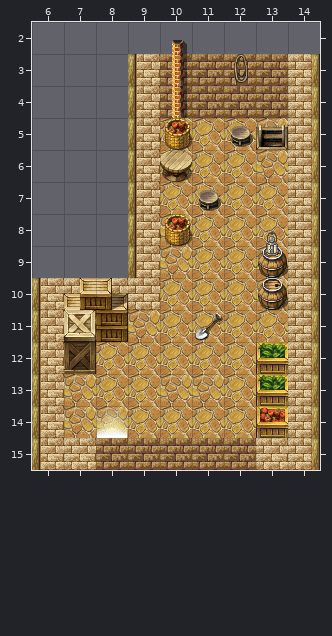
Tiled map (JSON) -- assets/maps/north-east-farm-0.json. The first picture shows the starting point.
Cells are 32x32 px. Shown: x 6..14, y 2..15.
Once edited:
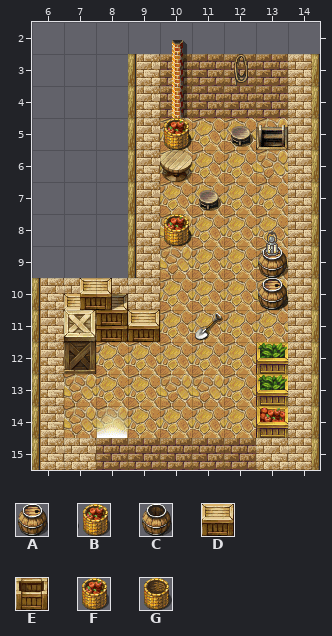
Key: from "freetileset": A 1242, B 1339; from "lootable-containers": C 1, D 28, E 29, F 105, G 106.
_ is an empty cell.
Objects are placed by their top-left corner, in cells (3,4 is the top-left corner of cell 3,4); size is 1x1 cell unless given.
From old to new:
{"where": "layer \"Ground2\""}
{"y":5,"x":10,"old":"B","new":"G"}
{"y":8,"x":10,"old":"B","new":"G"}
{"y":10,"x":13,"old":"A","new":"C"}
{"where": "layer \"Mask2\""}
{"y":11,"x":9,"old":"_","new":"E"}
{"where": "layer \"Player\""}
{"now": "F \"loot\" at 10,5"}
{"now": "F \"loot\" at 10,8"}
{"now": "A \"loot\" at 13,10"}
{"now": "D \"loot\" at 9,11"}
{"label":"changed","picture_box":[160,118,192,150]}
{"label":"changed","picture_box":[160,214,192,246]}
{"label":"changed","picture_box":[258,278,288,310]}
{"label":"added","picture_box":[128,310,160,342]}
